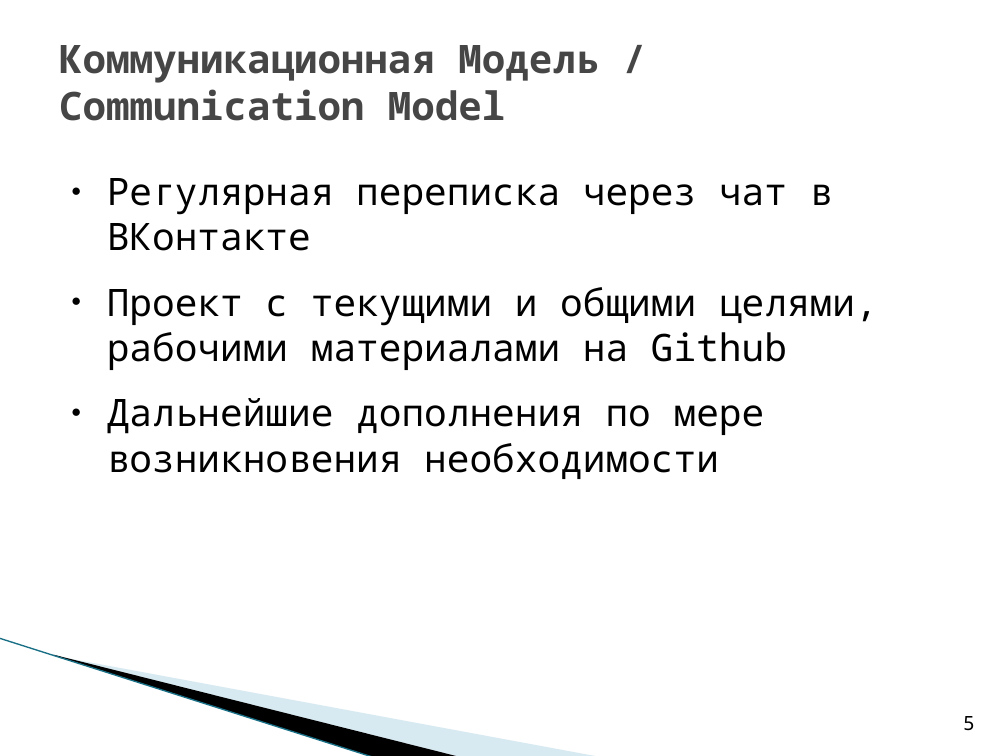
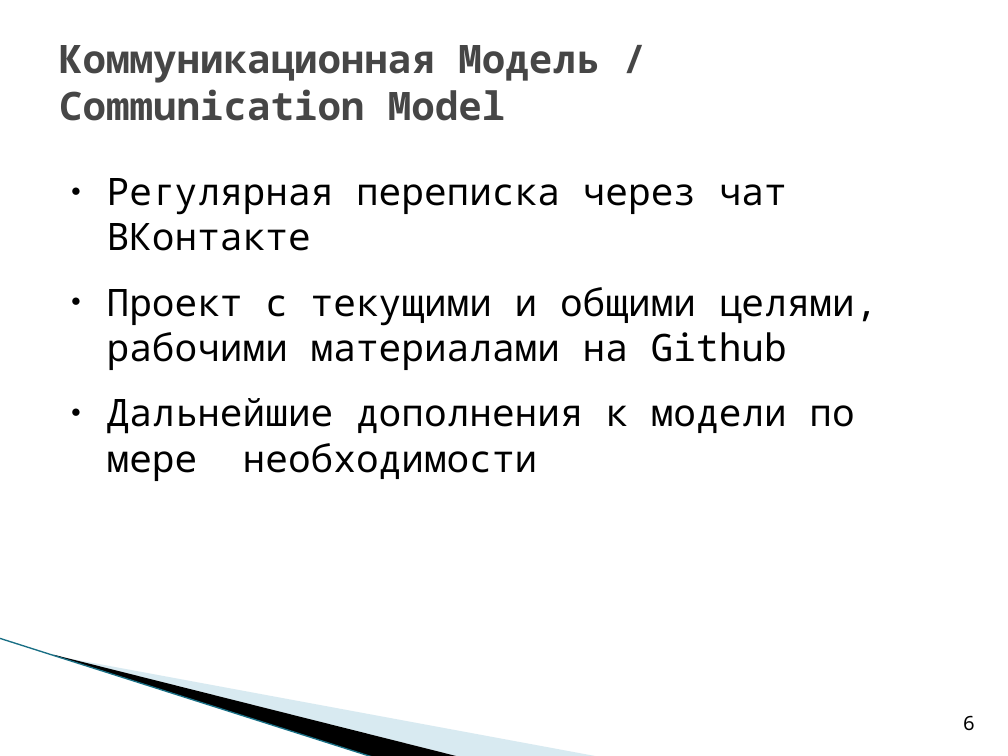
Before and after one commit to saviord7/applicant-service, a slide deck: slide 6 of reports/7_project_report_template_LETI_2021 (Rus-Eng).ppt (slide 5 before the commit). Drawn at 1008x756 pixels with LibreOffice and Linux fonts; fonts in the diff are those of the drawing; background and template pictures are left out. Boxes give left, top, right and bottom in pixels: in the first picture for what was removed or moved away, otherwise in the second. Text is boxed around its words. In the diff, an @@ line names an element or a change of style, - is before the commit and + after.

```diff
--- a/reports/7_project_report_template_LETI_2021 (Rus-Eng).ppt
+++ b/reports/7_project_report_template_LETI_2021 (Rus-Eng).ppt
@@ text at (107, 178, 787, 251): text changed @@
-● Регулярная переписка через чат в ВКонтакте
+● Регулярная переписка через чат ВКонтакте
@@ text at (107, 398, 854, 481): text changed @@
-● Дальнейшие дополнения по мере возникновения необходимости
+● Дальнейшие дополнения к модели по мере необходимости
@@ page number at (963, 715, 975, 731): text changed @@
-5
+6
```
Also in this commit, not shown: 7 other slides changed, 1 slide added.
